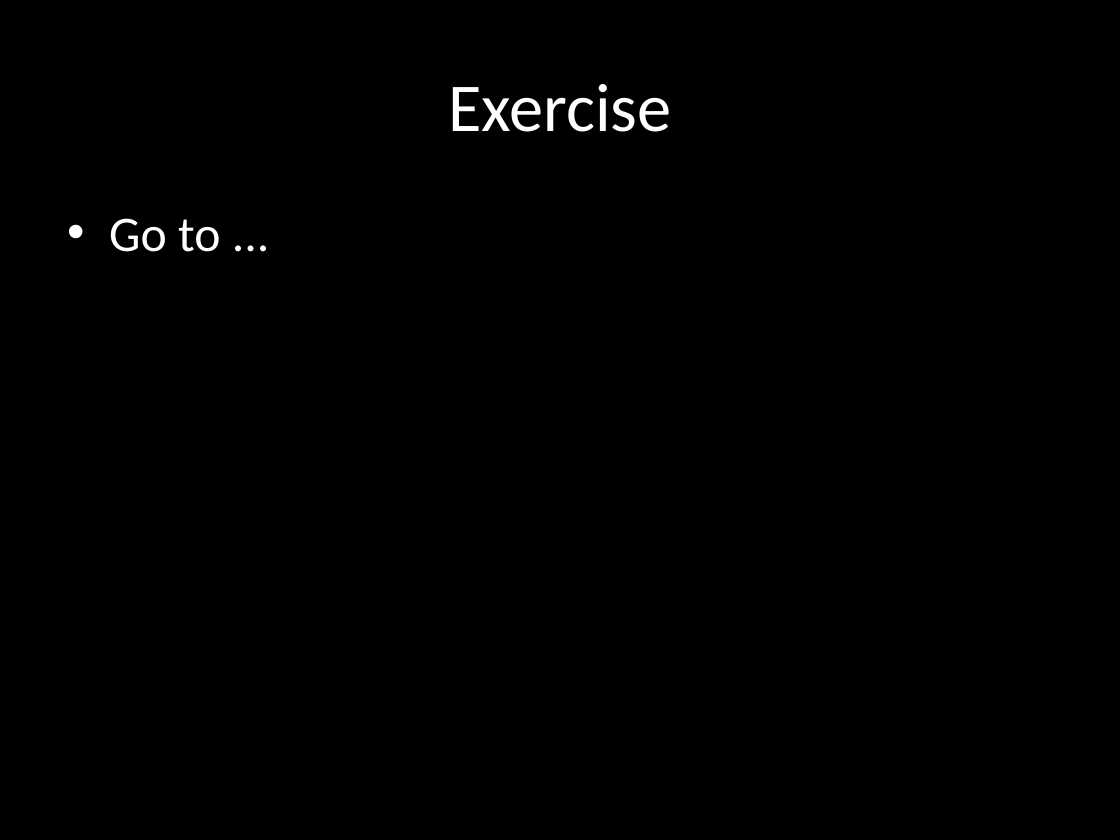
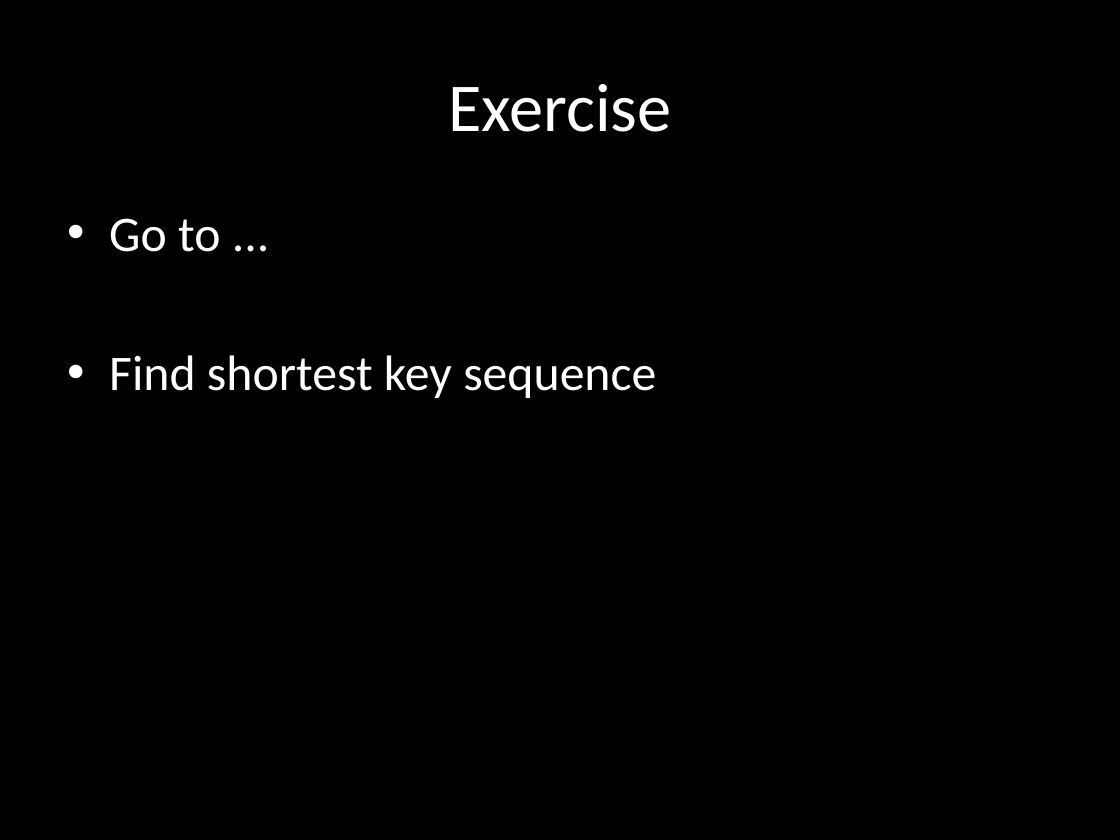
Before and after one commit to rasmuskl/ReSharperCourse, a slide deck: slide 6 of Presentations/2 - Exercises - ReSharper Course.pptx (slide 7 before the commit). Drawn at 1120x840 pixels with LibreOffice and Linux fonts; fonts in the diff are those of the drawing. Boxes give left, top, right and bottom in pixels: in the first picture for what was removed or moved away, otherwise in the second. Text is boxed around its words. In the diff, an @@ line names an element or a change of style, - is before the commit and + after.

```diff
--- a/Presentations/2 - Exercises - ReSharper Course.pptx
+++ b/Presentations/2 - Exercises - ReSharper Course.pptx
@@ text at bbox=[109, 355, 656, 398]: paragraph added @@
+• Find shortest key sequence
```
Also in this commit, not shown: 3 other slides changed, 1 slide added, 7 other files.
